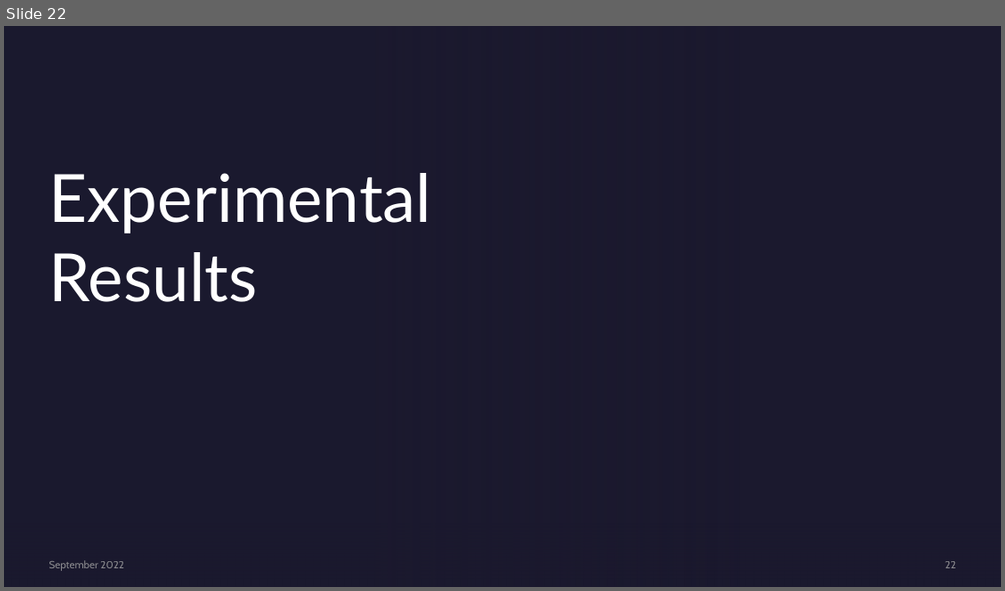
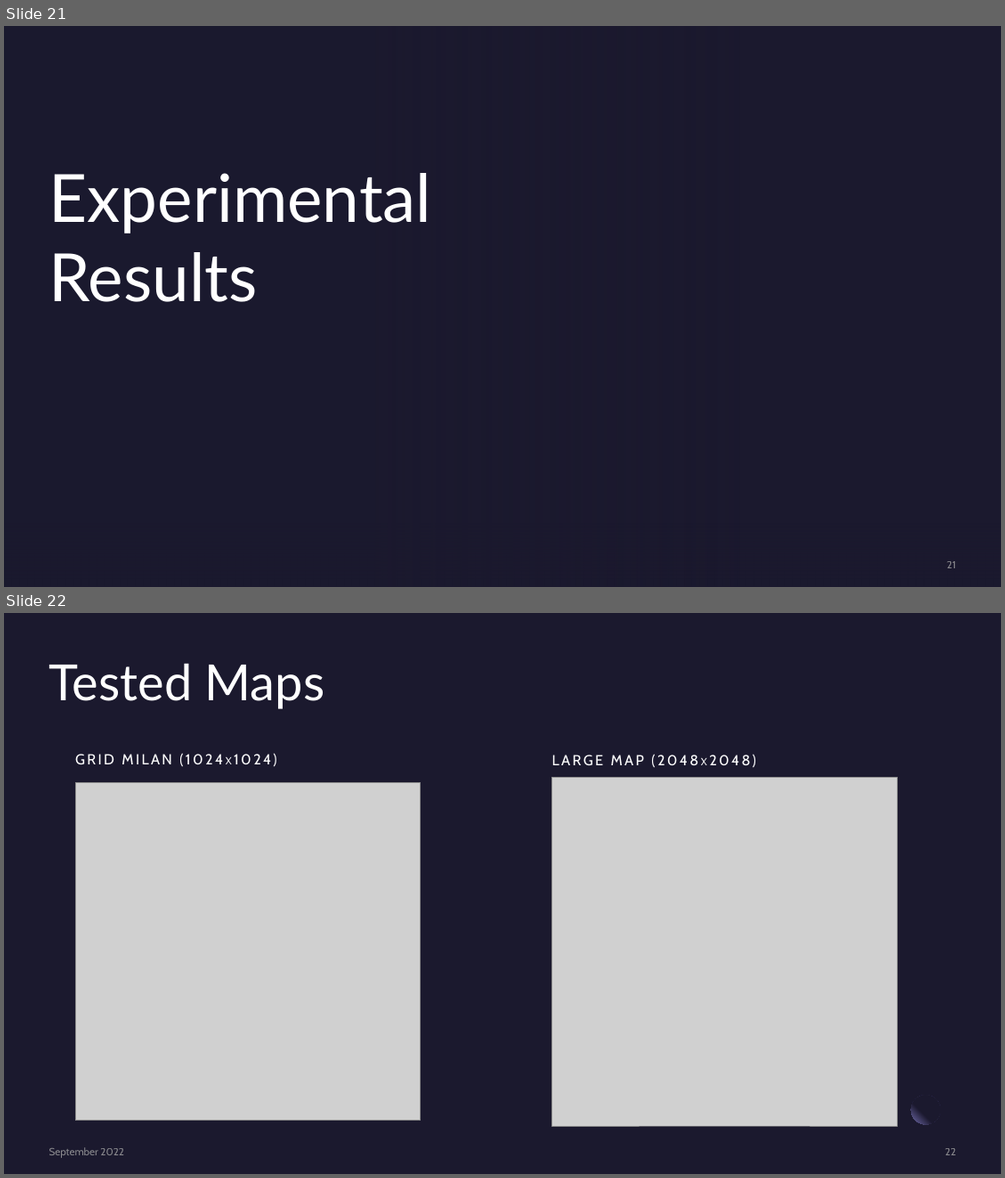
Before and after one commit to Salvo-kun/a-star, a slide deck: presentation/astar_slides.pptx. Shown one above the other, each under a label of ours: slide 22 before the commit, slides 21 and 22 after it. The pictures are 1005x591 and 1005x1178 pixels, drawn with LibreOffice and Linux fonts; fonts in the diff are those of the drawing; grey boxes stand for pictures; background and template pictures are left out. Boxes give left, top, right and bottom in pixels: in the first picture for what was removed or moved away, otherwise in the second. Text is boxed around its words. In the diff, an @@ line names an element or a change of style, - is before the commit and + after.

```diff
--- a/presentation/astar_slides.pptx
+++ b/presentation/astar_slides.pptx
@@ slide 22 added at (x1=4, y1=613, x2=1001, y2=1174), background #1B192E @@
@@ title added at (x1=49, y1=663, x2=325, y2=709), 48 pt, text #FFFFFF @@
+Tested Maps
@@ text added at (x1=75, y1=754, x2=172, y2=765), 14 pt, text #FFFFFF @@
+GRID MILAN (1024X1024)
@@ text added at (x1=552, y1=755, x2=644, y2=765), 14 pt, text #FFFFFF @@
+LARGE MAP (2048X2048)
@@ picture added at (x1=75, y1=783, x2=420, y2=1121) @@
@@ picture added at (x1=552, y1=777, x2=897, y2=1126) @@
@@ rectangle added at (x1=940, y1=1089, x2=971, y2=1119), fill #1B192E at 80% opacity @@
@@ ellipse added at (x1=911, y1=1095, x2=940, y2=1125), fill gradient #1B192E to #7771B2 @@
@@ text added at (x1=49, y1=1147, x2=124, y2=1158), 10 pt, text #A6A6A6 at 80% opacity @@
+September 2022
@@ page number added at (x1=945, y1=1148, x2=955, y2=1155), 10 pt, text #A6A6A6 at 80% opacity @@
+22
@@ what was slide 22 is now slide 21 @@
@@ slide 21 changed as well @@
@@ text removed at (x1=49, y1=560, x2=124, y2=571) @@
-September 2022
@@ page number at (x1=947, y1=561, x2=955, y2=568): text changed @@
-22
+21
```
Also in this commit, not shown: 24 other slides changed, 5 other slides added, 5 slides removed, 3 other files.
